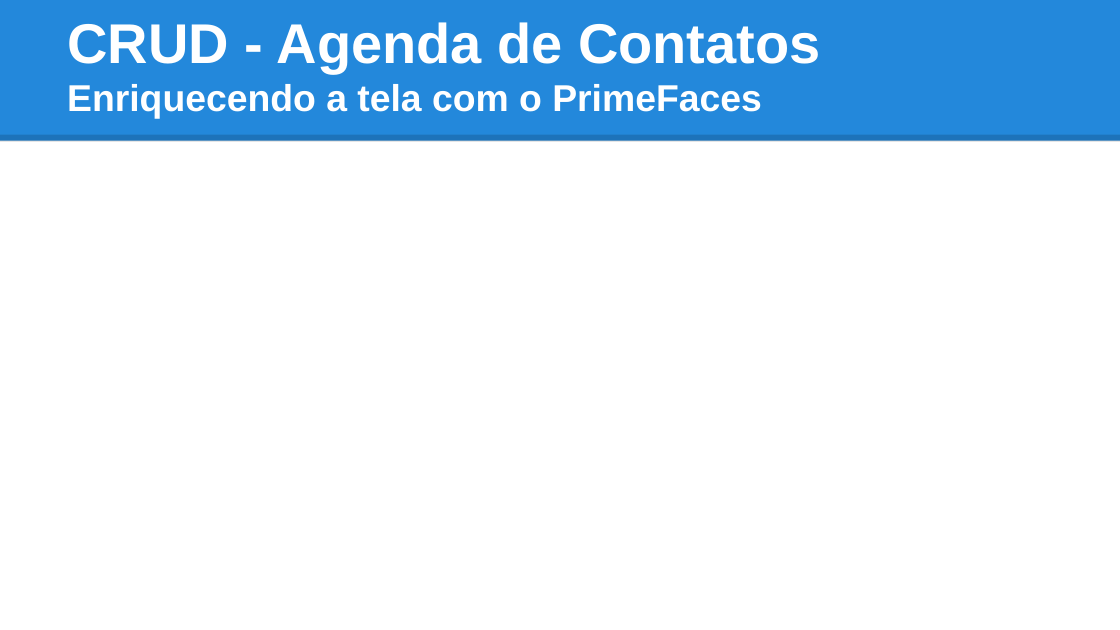
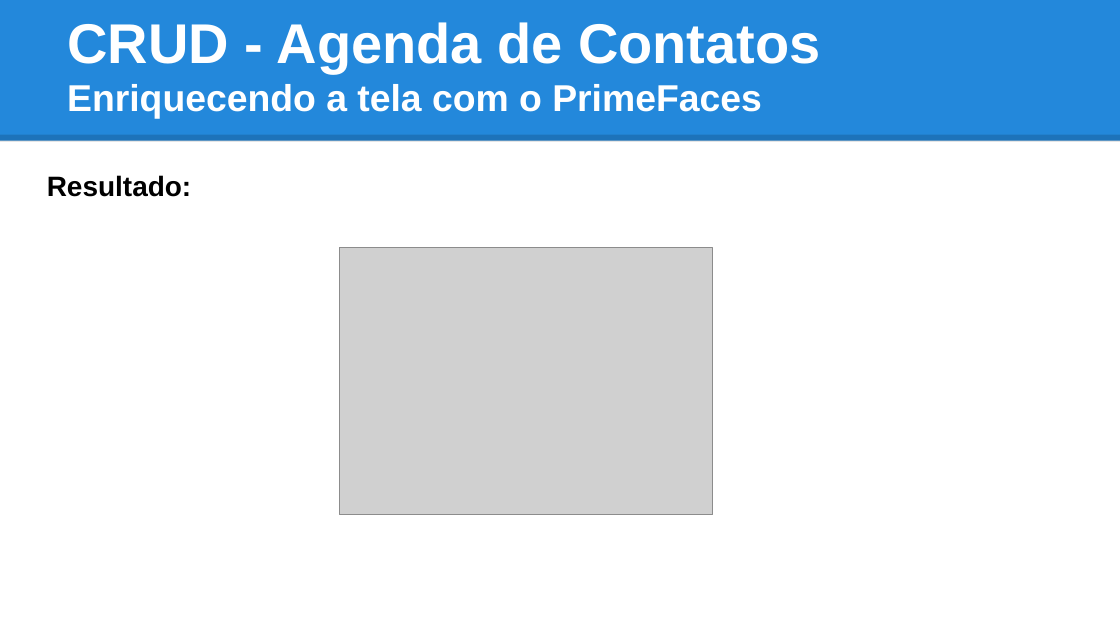
Before and after one commit to tiagogoncalves/jsf_workshop, a slide deck: slide 59 of apresentacao/slide_jsf_prime_faces.pptx (slide 56 before the commit). Drawn at 1120x630 pixels with LibreOffice and Linux fonts; fonts in the diff are those of the drawing; grey boxes stand for pictures. Boxes give left, top, right and bottom in pixels: in the first picture for what was removed or moved away, otherwise in the second. Text is boxed around its words. In the diff, an @@ line names an element or a change of style, - is before the commit and + after.

```diff
--- a/apresentacao/slide_jsf_prime_faces.pptx
+++ b/apresentacao/slide_jsf_prime_faces.pptx
@@ text added at box(47, 175, 192, 197), 18 pt, text #000000, bold @@
+Resultado:
@@ picture added at box(339, 248, 712, 515) @@
```
Also in this commit, not shown: 7 other slides changed, 13 slides added, 1 other file.
